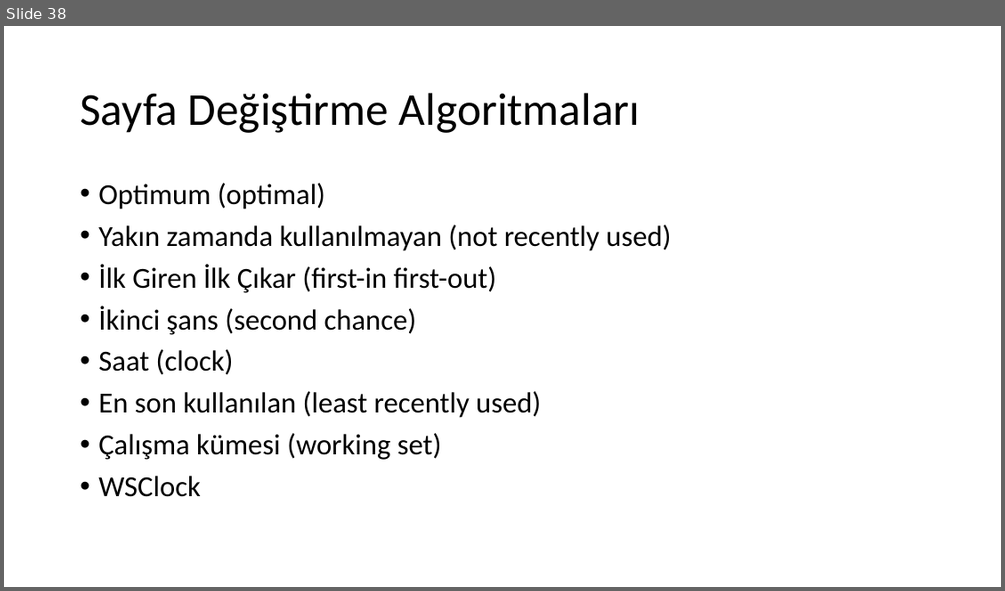
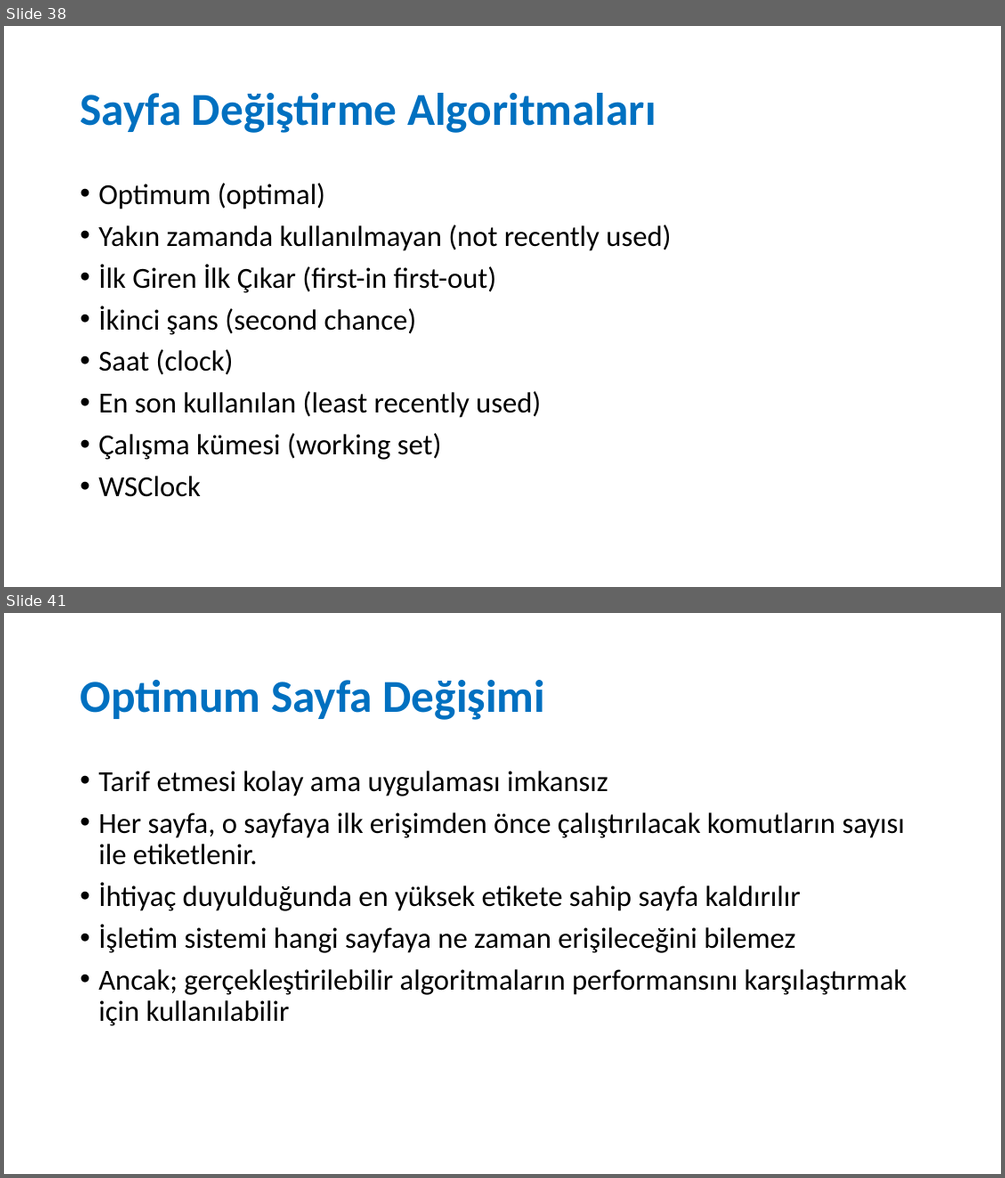
Before and after one commit to sercankulcu/sercankulcu.github.io, a slide deck: files/os/3_Bolum_3_Bellek.pptx. Shown one above the other, each under a label of ours: slide 38 before the commit, slides 38 and 41 after it; the slides between them are not shown. The pictures are 1005x591 and 1005x1178 pixels, drawn with LibreOffice and Linux fonts; fonts in the diff are those of the drawing. Boxes give left, top, right and bottom in pixels: in the first picture for what was removed or moved away, otherwise in the second. Text is boxed around its words. In the diff, an @@ line names an element or a change of style, - is before the commit and + after.

```diff
--- a/files/os/3_Bolum_3_Bellek.pptx
+++ b/files/os/3_Bolum_3_Bellek.pptx
@@ slide 41 added at [4, 613, 1001, 1174], background #FFFFFF @@
@@ title added at [80, 680, 545, 720], 44 pt, text #0070C0, bold @@
+Optimum Sayfa Değişimi
@@ text added at [98, 771, 907, 1026], 28 pt, text #000000 @@
+• Tarif etmesi kolay ama uygulaması imkansız
+• Her sayfa, o sayfaya ilk erişimden önce çalıştırılacak komutların sayısı ile etiketlenir.
+• İhtiyaç duyulduğunda en yüksek etikete sahip sayfa kaldırılır
+• İşletim sistemi hangi sayfaya ne zaman erişileceğini bilemez
+• Ancak; gerçekleştirilebilir algoritmaların performansını karşılaştırmak için kullanılabilir
@@ slide 38 changed as well @@
@@ title "Sayfa Değiştirme Algoritmaları" at [80, 93, 655, 133]: text colour #000000 to #0070C0, bold on @@
```
Also in this commit, not shown: 40 other slides changed, 12 other slides added, 13 slides removed, 1 other file.
